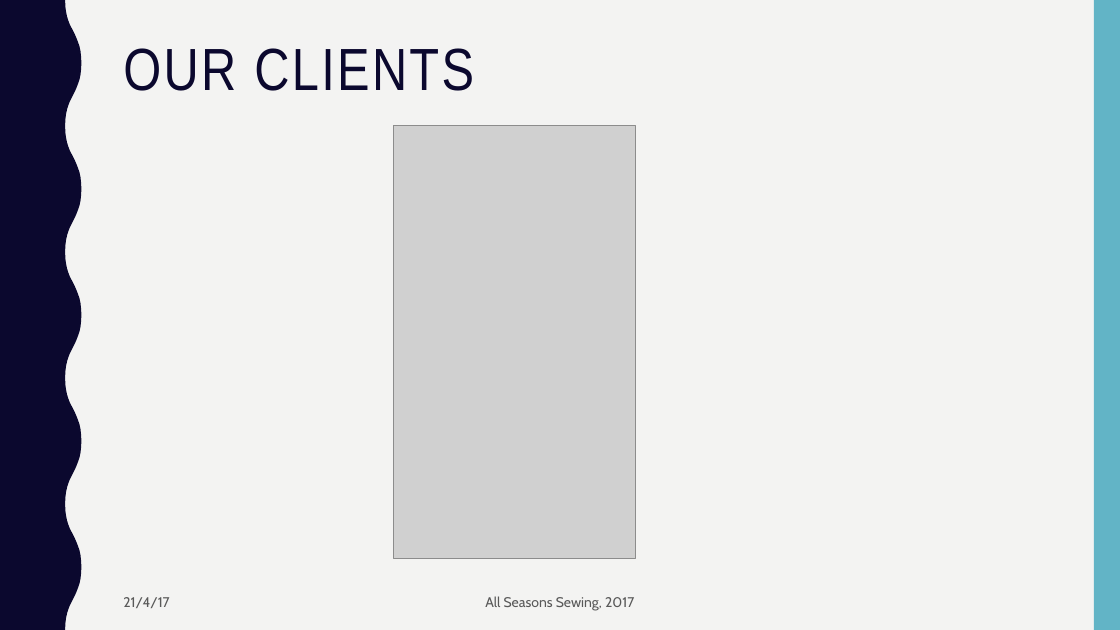
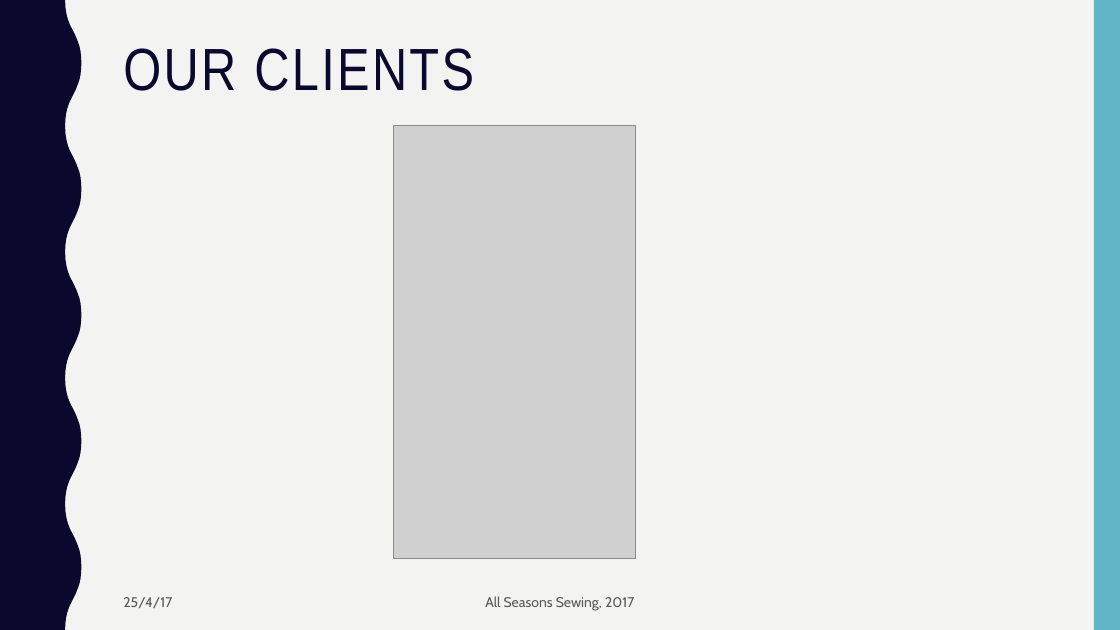
Before and after one commit to tenzin/semester1, a slide deck: slide 7 of ITW/u3149399/P4-u3149399-presentation.pptx. Drawn at 1120x630 pixels with LibreOffice and Linux fonts; fonts in the diff are those of the drawing; grey boxes stand for pictures. Boxes give left, top, right and bottom in pixels: in the first picture for what was removed or moved away, otherwise in the second. Text is boxed around its words. In the diff, an @@ line names an element or a change of style, - is before the commit and + after.

```diff
--- a/ITW/u3149399/P4-u3149399-presentation.pptx
+++ b/ITW/u3149399/P4-u3149399-presentation.pptx
@@ text at [123, 597, 172, 608]: text changed @@
-21/4/17
+25/4/17
```
Also in this commit, not shown: 7 other slides changed, 2 other files.
